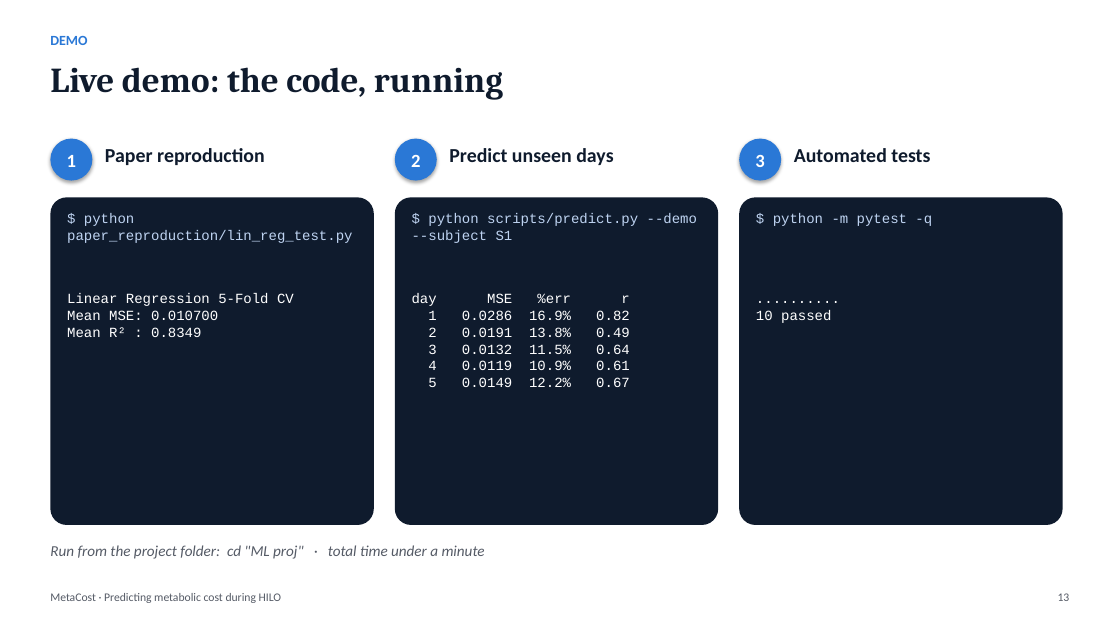
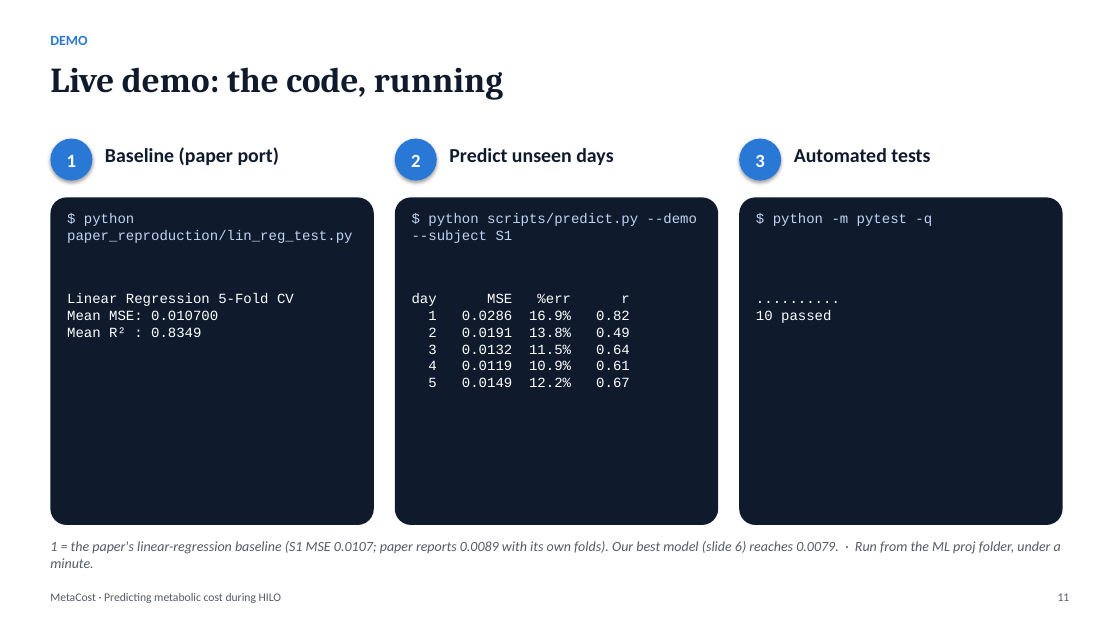
Before and after one commit to Mukilskanda/Predicting-Metabolic-Cost-During-Human-in-the-Loop-Optimisation, a slide deck: slide 11 of docs/MetaCost_Presentation.pptx (slide 13 before the commit). Drawn at 1120x630 pixels with LibreOffice and Linux fonts; fonts in the diff are those of the drawing. Boxes give left, top, right and bottom in pixels: in the first picture for what was removed or moved away, otherwise in the second. Text is boxed around its words. In the diff, an @@ line names an element or a change of style, - is before the commit and + after.

Commit message:
Tighten claims: CV protocol, paper comparison, conclusions

```diff
--- a/docs/MetaCost_Presentation.pptx
+++ b/docs/MetaCost_Presentation.pptx
@@ text at (105,147,279,165): text changed @@
-Paper reproduction
+Baseline (paper port)
@@ text at (50,541,1061,568): text changed; size 13 to 12 pt @@
-Run from the project folder: cd "ML proj" · total time under a minute
+1 = the paper's linear-regression baseline (S1 MSE 0.0107; paper reports 0.0089 with its own folds). Our best model (slide 6) reaches 0.0079. · Run from the ML proj folder, under a minute.
@@ text at (1058,593,1070,601): text changed @@
-13
+11
```
Also in this commit, not shown: 8 other slides changed, 7 other files.
